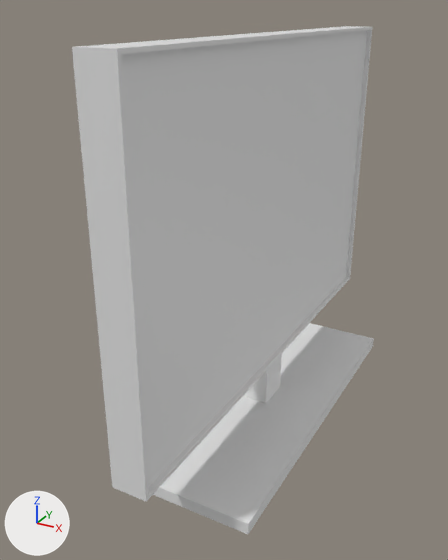
Before and after pictures for a commit that changed the FBX model Assets/Models/Office/pantalla_ordinador.FBX.
Both versions are drawn from a 50 mm camera at (0.4, -0.496, 0.319) aimed at (0.146, -0.033, 0.088). The axes (+X, +Y, +Z) are drawn at lower left. The lights are the same throughout. Where no turn or scale is listed for an object, it has been applied to the vertices.
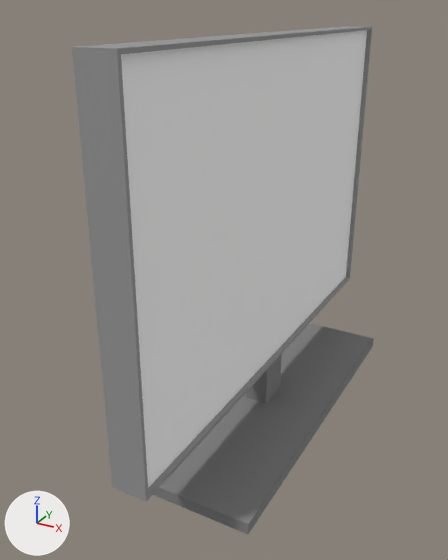
The newer file is also turned or shifted as a whole; pictures and numbers use the older file's frame.

Diff of the bpy script that builds the scene:
```diff
--- a/Assets/Models/Office/pantalla_ordinador.FBX.py
+++ b/Assets/Models/Office/pantalla_ordinador.FBX.py
@@ mat_02___default @@
+mat_02___default = principled_material('02 - Default')
+mat_02___default.base_color = (0.224, 0.224, 0.224)  # grey #828282
+mat_02___default.roughness = 0.859
@@ mat_pantalla @@
+mat_pantalla = principled_material('pantalla')
+mat_pantalla.base_color = (1.0, 1.0, 1.0)  # white #ffffff
+mat_pantalla.roughness = 0.859
@@ mat_03___default @@
+mat_03___default = principled_material('03 - Default')
+mat_03___default.base_color = (0.31, 0.31, 0.31)  # grey #979797
+mat_03___default.roughness = 0.859
@@ me_mesh @@
 me_mesh.from_pydata(...)  # 36 vertices, 32 faces; spans x -0.066..0.066, y -0.225..0.225, z -0.178..0.178
 # used by ob_box002; location = (0.1753, 0.0001, 0.1217)
+# me_mesh part 1: the 1 face centred in x 0.009, y 0.0, z 0.028 switches from no material to mat_pantalla (white #ffffff)
+# me_mesh part 2: 18 of the faces centred in x -0.066..0.066, y -0.168..0.167, z -0.178..-0.122 switch from no material to mat_02___default (grey #828282)
+# me_mesh part 3: all 3 faces centred in x -0.002..0.013, y -0.225..-0.222, z 0.028 switch from no material to mat_03___default (grey #979797)
+# me_mesh part 4: all 3 faces centred in x -0.002..0.013, y 0.0, z -0.122..-0.119 switch from no material to mat_03___default (grey #979797)
+# me_mesh part 5: all 3 faces centred in x -0.002..0.013, y 0.0, z 0.175..0.178 switch from no material to mat_03___default (grey #979797)
+# me_mesh part 6: all 3 faces centred in x -0.002..0.013, y 0.222..0.225, z 0.028 switch from no material to mat_03___default (grey #979797)
+me_mesh.materials.append(mat_pantalla)  # white #ffffff
```

Boxes (x1, y1, x2, y2) around the edits, measured in the pictures (448 x 560 px):
part 1 of me_mesh, recoloured: (121, 30, 367, 488) in both
part 2 of me_mesh, recoloured: (153, 323, 374, 534) in both
part 3 of me_mesh, recoloured: (72, 47, 149, 501) in both
part 4 of me_mesh, recoloured: (146, 277, 350, 502) in both
part 5 of me_mesh, recoloured (white to grey): (77, 26, 372, 54) in both
part 6 of me_mesh, recoloured: (346, 29, 372, 277) in both
